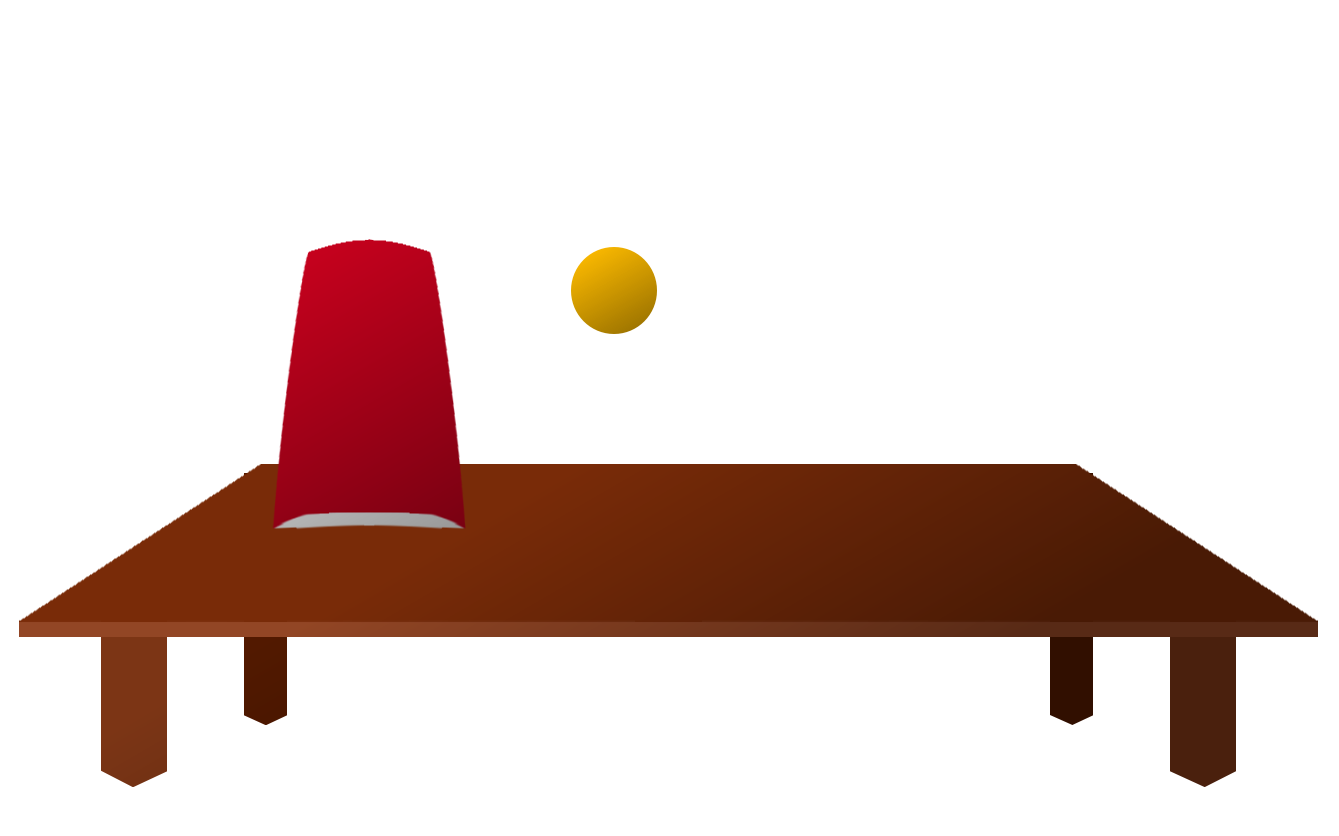
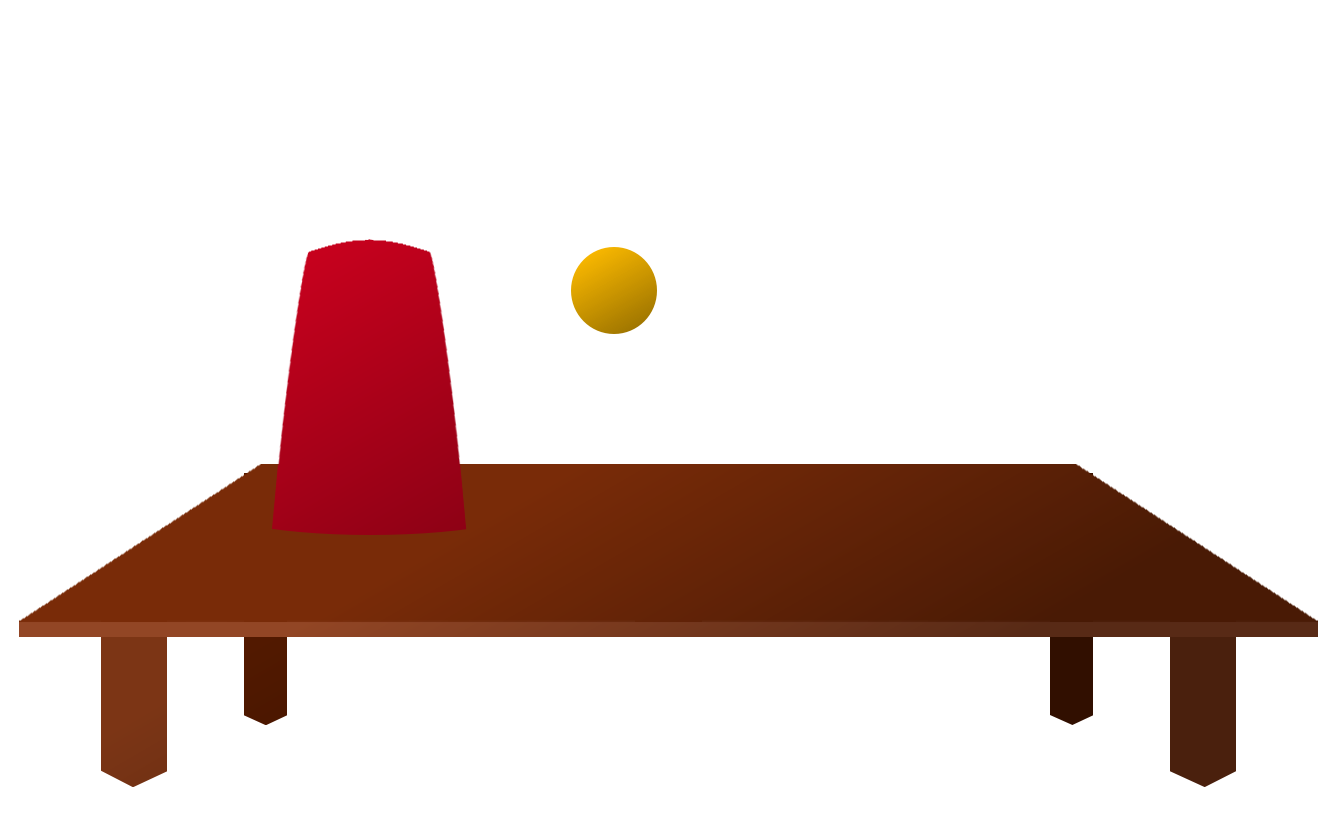
The second (1339, 836) image is a revision of the first. Changes to its layers:
painted on "Paint Layer 1 Merged" over (272, 240, 467, 535)
painted on "Paint Layer 3 Merged" (1st of 2) over (272, 320, 467, 535)
